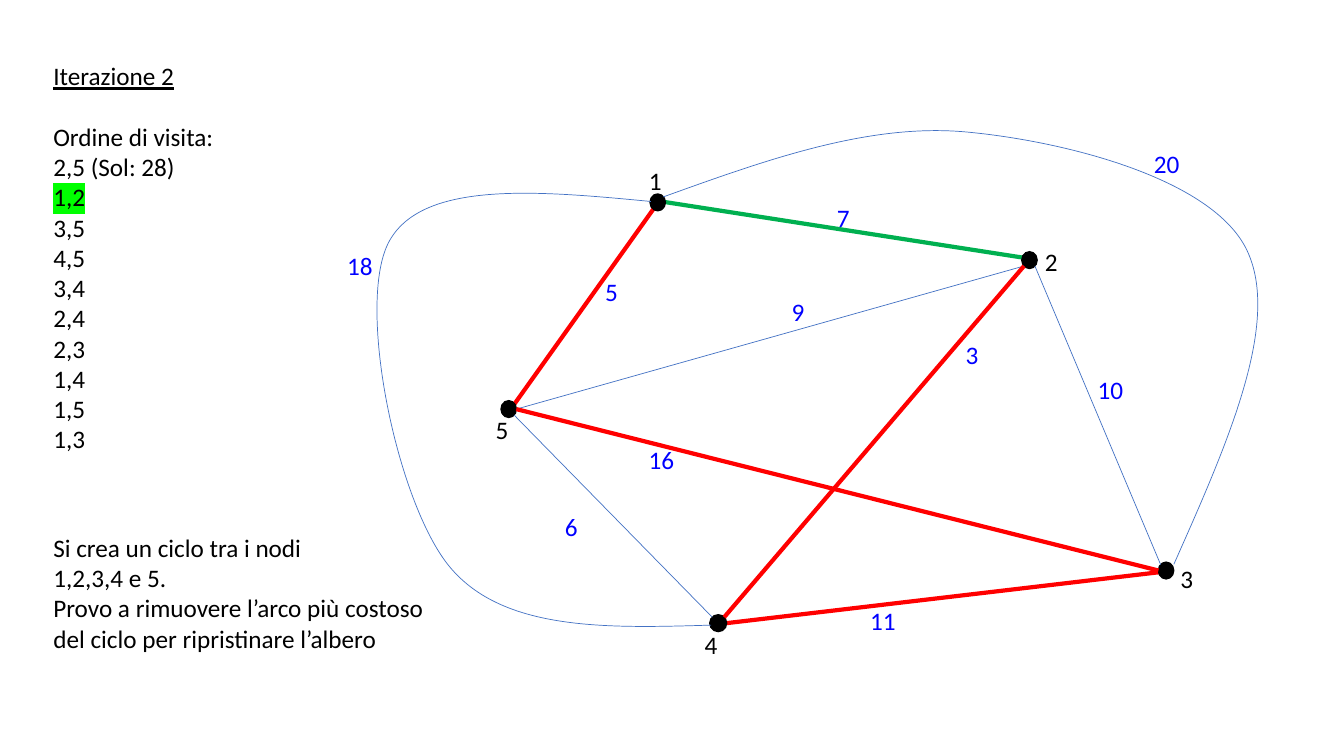
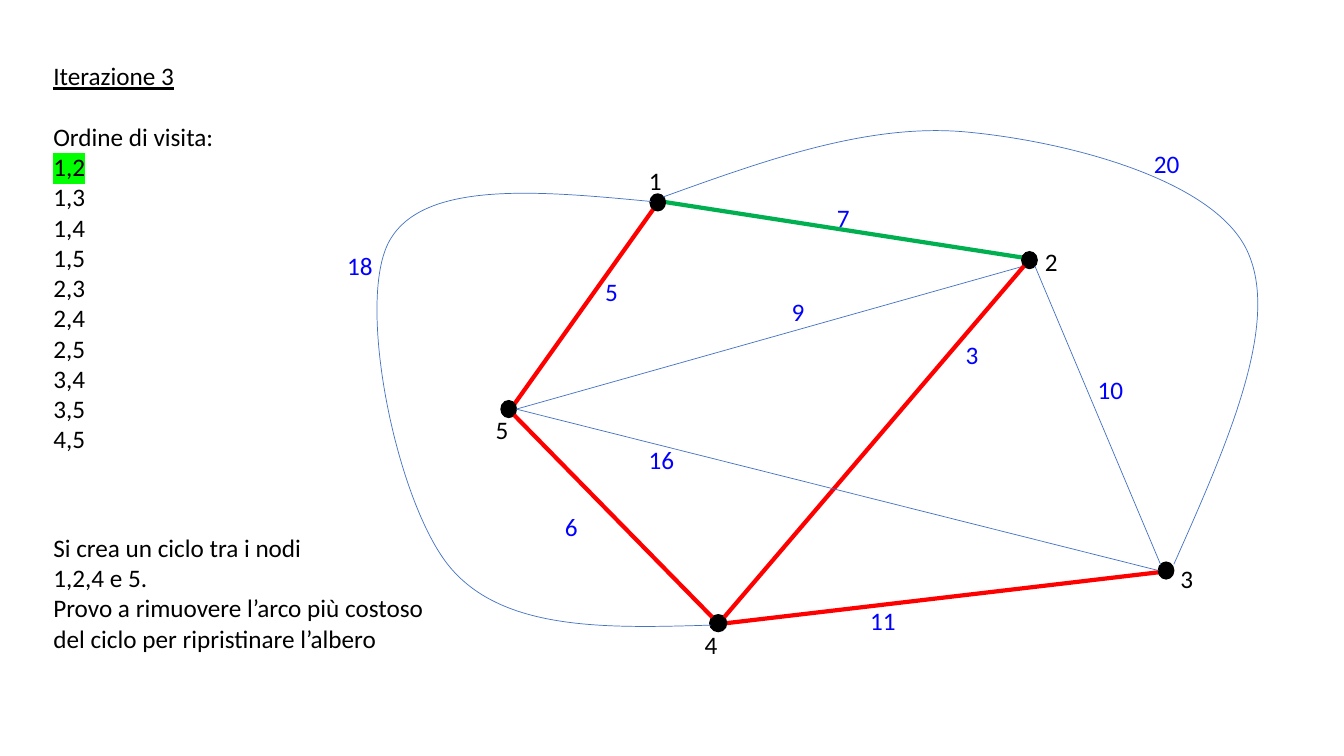
Before and after one commit to bizzarriA/LocalSearch, a slide deck: slide 39 of Progetto_LS.pptx (slide 25 before the commit). Drawn at 1344x756 pixels with LibreOffice and Linux fonts; fonts in the diff are those of the drawing. Boxes give left, top, right and bottom in pixels: in the first picture for what was removed or moved away, otherwise in the second. Text is boxed around its words. In the diff, an @@ line names an element or a change of style, - is before the commit and + after.

```diff
--- a/Progetto_LS.pptx
+++ b/Progetto_LS.pptx
@@ text at [53,67,174,90]: text changed @@
-Iterazione 2
+Iterazione 3
@@ text at [53,158,174,180]: paragraph removed @@
-2,5 (Sol: 28)
@@ text at [53,189,85,391]: paragraphs added @@
+1,3
+1,4
+1,5
+2,3
+2,4
+2,5
+3,4
@@ text at [53,280,85,451]: paragraphs removed @@
-3,4
-2,4
-2,3
-1,4
-1,5
-1,3
@@ line (514, 415) - (713, 617): stroke #4472C4 0.5 pt to #FF0000 3 pt @@
@@ line (516, 409) - (1158, 571): stroke #FF0000 3 pt to #4472C4 0.5 pt @@
@@ text at [53,570,147,590]: text changed @@
-1,2,3,4 e 5.
+1,2,4 e 5.
```
Also in this commit, not shown: 48 slides added.
